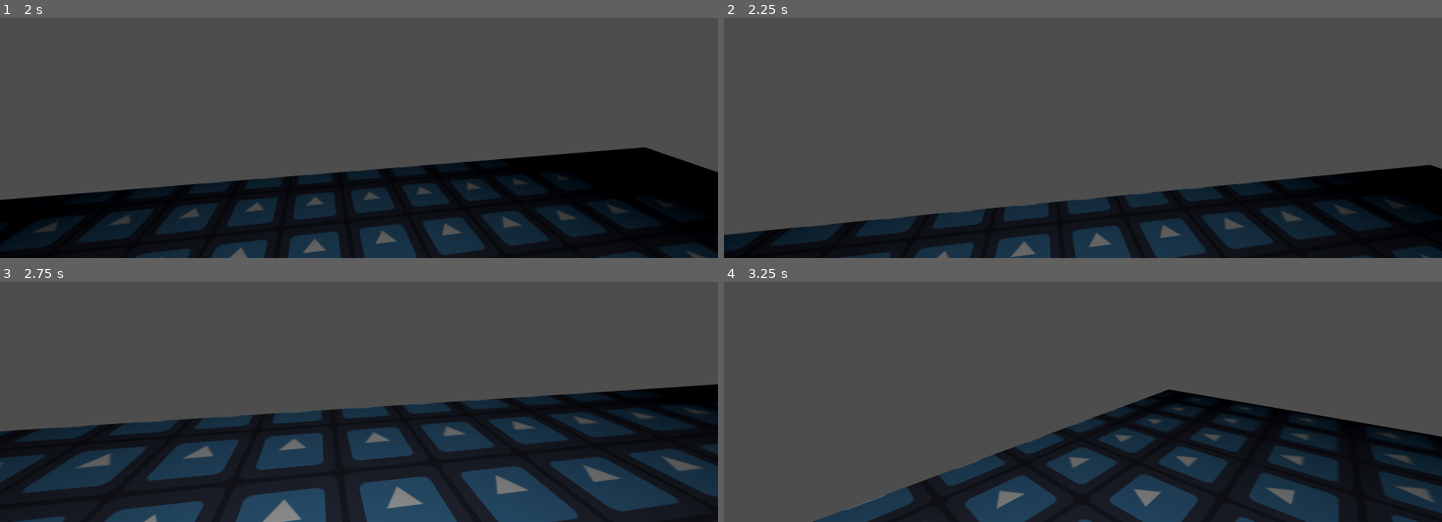
Above: before the commit, frames 1-4 (two rows, left to right).
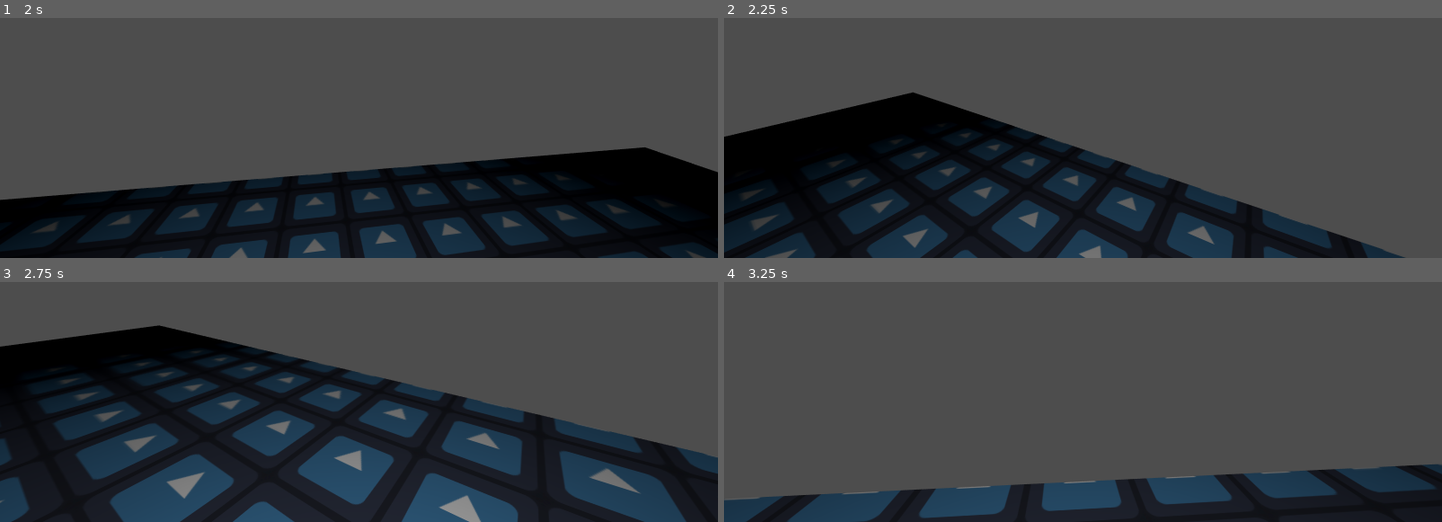
Above: after the commit, the same moments.

Repository: Groblockia/Wildroom
Game: Godot game, scene res://Menus/main_menu.tscn
Same seed, same stepped clock (60 frames per second), same inputs: the game is played once before the commit and once after it. The engine's default icon, where the game draws it, is replaced by a stand-in: a white triangle on a blue panel in a dark square.
Inputs (mouse positions are in pixels of both pictures, inside the frame that each line leads up to):
- Up to frame 1 (2 s): click "Start" at 0.5 s; move the mouse to (394, 54) at 1.27 s; hold W (forward) from 1.28 s (still down); tap Tab (mouse_tab) at 1.35 s; tap Space (jump) at 1.52 s
- Up to frame 2 (2.25 s): move the mouse to (939, 75) at 2.02 s; release W (forward) at 2.03 s; hold S (backward) from 2.03 s (still down); tap E (interact) at 2.1 s
- Up to frame 3 (2.75 s): keep holding S (backward); tap Space (jump) at 2.27 s; tap Tab (mouse_tab) at 2.3 s
- Up to frame 4 (3.25 s): move the mouse to (1097, 313) at 2.77 s; release S (backward) at 2.78 s; hold W (forward) from 2.78 s (still down); tap Tab (mouse_tab) at 2.85 s

Frame 1 is identical in both runs. In frame 2, 38% of the frame differs, in the area x 0-100%, y 31-100%; in frame 3, 44%, in the area x 0-100%, y 17-100%; in frame 4, 25%.

Commit message:
music manager and respawn checkpoint

Diff:
--- a/Levels/test.tscn
+++ b/Levels/test.tscn
@@ -1,7 +1,8 @@
-[gd_scene load_steps=5 format=3 uid="uid://c14s2x05mxlf5"]
+[gd_scene load_steps=7 format=3 uid="uid://c14s2x05mxlf5"]
 
 [ext_resource type="PackedScene" uid="uid://kw2yhxm71ddj" path="res://Player/player.tscn" id="1_p4erq"]
 [ext_resource type="Texture2D" uid="uid://cpeux5xuf4dpn" path="res://icon.svg" id="2_f87w0"]
+[ext_resource type="Script" uid="uid://brk5jmnn75da6" path="res://Scripts/respawn_checkpoint.gd" id="3_p4erq"]
 
 [sub_resource type="StandardMaterial3D" id="StandardMaterial3D_qc4db"]
 albedo_texture = ExtResource("2_f87w0")
@@ -9,6 +10,8 @@
 
 [sub_resource type="ConcavePolygonShape3D" id="ConcavePolygonShape3D_lc1oi"]
 data = PackedVector3Array(-9, -0.5, 7.5, -9, -0.5, -7.5, -9, 0.5, -7.5, 9, -0.5, -7.5, -9, -0.5, -7.5, -9, -0.5, 7.5, - …(428 unchanged characters)…
+
+[sub_resource type="BoxShape3D" id="BoxShape3D_f87w0"]
 
 [node name="Node3D" type="Node3D"]
 
@@ -28,3 +31,22 @@
 
 [node name="OmniLight3D" type="OmniLight3D" parent="StaticBody3D/CSGBakedCollisionShape3D"]
 transform = Transform3D(1, 0, 0, 0, 1, 0, 0, 0, 1, 0, 3, 2)
+
+[node name="Respawn_checkpoint" type="Area3D" parent="."]
+transform = Transform3D(1, 0, 0, 0, 1, 0, 0, 0, 1, 0, 1.10511, 0)
+collision_mask = 2
+script = ExtResource("3_p4erq")
+
+[node name="CollisionShape3D" type="CollisionShape3D" parent="Respawn_checkpoint"]
+shape = SubResource("BoxShape3D_f87w0")
+
+[node name="Respawn_checkpoint2" type="Area3D" parent="."]
+transform = Transform3D(1, 0, 0, 0, 1, 0, 0, 0, 1, 2.84204, 1.10511, -4.69699)
+collision_mask = 2
+script = ExtResource("3_p4erq")
+
+[node name="CollisionShape3D" type="CollisionShape3D" parent="Respawn_checkpoint2"]
+shape = SubResource("BoxShape3D_f87w0")
+
+[connection signal="body_entered" from="Respawn_checkpoint" to="Respawn_checkpoint" method="_on_body_entered"]
+[connection signal="body_entered" from="Respawn_checkpoint2" to="Respawn_checkpoint2" method="_on_body_entered"]
--- a/Player/player.tscn
+++ b/Player/player.tscn
@@ -44,7 +44,7 @@
 
 [node name="CharacterBody3D" type="CharacterBody3D"]
 collision_layer = 2
-collision_mask = 5
+collision_mask = 13
 script = ExtResource("1_l8h54")
 ACCELERATION_SPEED = 9
 DECCELERATION_SPEED = 11
--- a/Scripts/Player_State_Machine/player.gd
+++ b/Scripts/Player_State_Machine/player.gd
@@ -21,6 +21,7 @@
 const MAX_VERTICAL_ANGLE = deg_to_rad(89)
 
 var mouse_sensitivity
+var spawn_point
 
 func _ready():
 	Input.mouse_mode = Input.MOUSE_MODE_CAPTURED
@@ -58,13 +59,6 @@
 
 	if Input.is_action_just_pressed("interact"): interact()
 
-	#DEBUG
-	if Input.is_action_just_pressed("mouse_tab"):
-		if Input.mouse_mode == Input.MOUSE_MODE_CAPTURED:
-			Input.mouse_mode = Input.MOUSE_MODE_VISIBLE
-		else:
-			Input.mouse_mode = Input.MOUSE_MODE_CAPTURED
-
 
 func interact():
 	var obj = raycast.get_collider()
@@ -77,3 +71,6 @@
 
 func _update_mouse_sens(value):
 	mouse_sensitivity = value/1000
+
+func respawn():
+	position = spawn_point
--- a/Scripts/main_menu.gd
+++ b/Scripts/main_menu.gd
@@ -2,15 +2,14 @@
 
 @onready var settings_menu = $SettingsMenu
 @onready var start_btn = $VBoxContainer/StartButton
-
 
 func _ready():
 	start_btn.grab_focus()
 
 
 func _on_start_button_pressed() -> void:
-# warning-ignore:return_value_discarded
 	get_tree().change_scene_to_file("res://Levels/test.tscn")
+	MusicManager.start_music(MusicManager.Intense1)
 
 
 func _on_options_button_pressed() -> void:
--- a/Scripts/music_manager.gd
+++ b/Scripts/music_manager.gd
@@ -1 +1,28 @@
 extends Node
+
+@onready var Intense1 = $Intense1
+@onready var Intense2 = $Intense2
+@onready var Intense3 = $Intense3
+@onready var Suspense = $Suspense
+
+func _ready() -> void:
+	pass
+
+
+func start_music(music):
+	music.play()
+
+
+func stop_music(music):
+	music.stop()
+
+
+func crossfade(current_music:AudioStreamPlayer2D, target_music:AudioStreamPlayer2D, duration := 4.0):
+	var tween = get_tree().create_tween()
+	target_music.volume_linear = 0
+	target_music.play()
+
+	tween.tween_property(current_music, "volume_linear", 0.2, duration)
+	tween.tween_property(target_music, "volume_linear", 1, duration)
+
+	tween.tween_callback(current_music.stop)
--- /dev/null
+++ b/Scripts/respawn_checkpoint.gd
@@ -0,0 +1,6 @@
+extends Area3D
+
+
+func _on_body_entered(body: Node3D) -> void:
+	body.spawn_point = position
+	queue_free()
--- a/Scripts/save.gd
+++ b/Scripts/save.gd
@@ -27,7 +27,6 @@
 	file.close()
 
 func save_data():
-	print("save_data called")
 	var file = FileAccess.open(SAVEFILE, FileAccess.WRITE)
 	file.store_var(game_data)
 	file.close()
--- a/jsp/audio_manager.tscn
+++ /dev/null
@@ -1,21 +0,0 @@
-[gd_scene load_steps=4 format=3 uid="uid://ckdj7jaq2fxx2"]
-
-[ext_resource type="Script" uid="uid://x1kvrdb0c4vj" path="res://Scripts/audio_manager.gd" id="1_oly3p"]
-[ext_resource type="AudioStream" uid="uid://dossdbvs8kwfg" path="res://Assets/Wildroom__Intense-1-Ambience__Draft-01__Render-02.mp3" id="2_c4ysp"]
-
-[sub_resource type="AudioStreamPlaylist" id="AudioStreamPlaylist_oly3p"]
-
-[node name="AudioManager" type="Node"]
-script = ExtResource("1_oly3p")
-
-[node name="Music_player" type="AudioStreamPlayer2D" parent="."]
-stream = ExtResource("2_c4ysp")
-bus = &"Music"
-
-[node name="Music_player2" type="AudioStreamPlayer2D" parent="."]
-stream = SubResource("AudioStreamPlaylist_oly3p")
-bus = &"Music"
-
-[node name="sfx_player" type="AudioStreamPlayer3D" parent="."]
-
-[node name="ambient_player3" type="AudioStreamPlayer3D" parent="."]
--- /dev/null
+++ b/jsp/music_manager.tscn
@@ -0,0 +1,26 @@
+[gd_scene load_steps=6 format=3 uid="uid://ckdj7jaq2fxx2"]
+
+[ext_resource type="Script" uid="uid://x1kvrdb0c4vj" path="res://Scripts/music_manager.gd" id="1_707la"]
+[ext_resource type="AudioStream" uid="uid://bd1sy154mmq70" path="res://Assets/Music/Wildroom__Intense-1-Ambience__Draft-01__Render-02.mp3" id="2_hl4bq"]
+[ext_resource type="AudioStream" uid="uid://d1ufc0q4mwyeh" path="res://Assets/Music/Wildroom__Intense-2-Ambience__Draft-01__Render-02.mp3" id="3_giurl"]
+[ext_resource type="AudioStream" uid="uid://d3qi2vp21cd1w" path="res://Assets/Music/Wildroom__Intense-3-Ambience__Draft-01__Render-02.mp3" id="4_4yd8f"]
+[ext_resource type="AudioStream" uid="uid://bahrb05u8hcnk" path="res://Assets/Music/Wildroom__Suspense-Ambience__Draft-01__Render-02.mp3" id="5_aap2y"]
+
+[node name="MusicManager" type="Node"]
+script = ExtResource("1_707la")
+
+[node name="Intense1" type="AudioStreamPlayer2D" parent="."]
+stream = ExtResource("2_hl4bq")
+bus = &"Music"
+
+[node name="Intense2" type="AudioStreamPlayer2D" parent="."]
+stream = ExtResource("3_giurl")
+bus = &"Music"
+
+[node name="Intense3" type="AudioStreamPlayer2D" parent="."]
+stream = ExtResource("4_4yd8f")
+bus = &"Music"
+
+[node name="Suspense" type="AudioStreamPlayer2D" parent="."]
+stream = ExtResource("5_aap2y")
+bus = &"Music"
--- /dev/null
+++ b/jsp/respawn_checkpoint.tscn
@@ -0,0 +1,11 @@
+[gd_scene load_steps=2 format=3 uid="uid://b6tnnv54arwy2"]
+
+[ext_resource type="Script" uid="uid://brk5jmnn75da6" path="res://Scripts/respawn_checkpoint.gd" id="1_iwopc"]
+
+[node name="Respawn_checkpoint" type="Area3D"]
+collision_mask = 2
+script = ExtResource("1_iwopc")
+
+[node name="CollisionShape3D" type="CollisionShape3D" parent="."]
+
+[connection signal="body_entered" from="." to="." method="_on_body_entered"]
--- a/project.godot
+++ b/project.godot
@@ -22,7 +22,7 @@
 Global="*res://Scripts/global.gd"
 Save="*res://Scripts/save.gd"
 GlobalSettings="*res://Scripts/global_settings.gd"
-AudioManager="*res://jsp/audio_manager.tscn"
+MusicManager="*res://jsp/music_manager.tscn"
 
 [debug]
 
Not shown, added: Assets/Music/Wildroom__Intense-1-Ambience__Draft-01__Render-02.mp3.import
Not shown, added: Assets/Music/Wildroom__Intense-2-Ambience__Draft-01__Render-02.mp3.import
Not shown, added: Assets/Music/Wildroom__Intense-3-Ambience__Draft-01__Render-02.mp3.import
Not shown, added: Assets/Music/Wildroom__Suspense-Ambience__Draft-01__Render-02.mp3.import
Not shown, removed: Assets/Wildroom__Intense-1-Ambience__Draft-01__Render-02.mp3.import
Not shown, removed: Assets/Wildroom__Reprobation-Sound__Draft-01__Render-01.mp3.import
Not shown, removed: Assets/Wildroom__Validation-Sound__Draft-02__Render-01.mp3.import
Not shown, changed: Scripts/music_manager.gd.uid
Not shown, added: Scripts/respawn_checkpoint.gd.uid
Not shown, added: Assets/Music/Wildroom__Intense-1-Ambience__Draft-01__Render-02.mp3
Not shown, added: Assets/Music/Wildroom__Intense-2-Ambience__Draft-01__Render-02.mp3
Not shown, added: Assets/Music/Wildroom__Intense-3-Ambience__Draft-01__Render-02.mp3
(and 5 more such lines)
